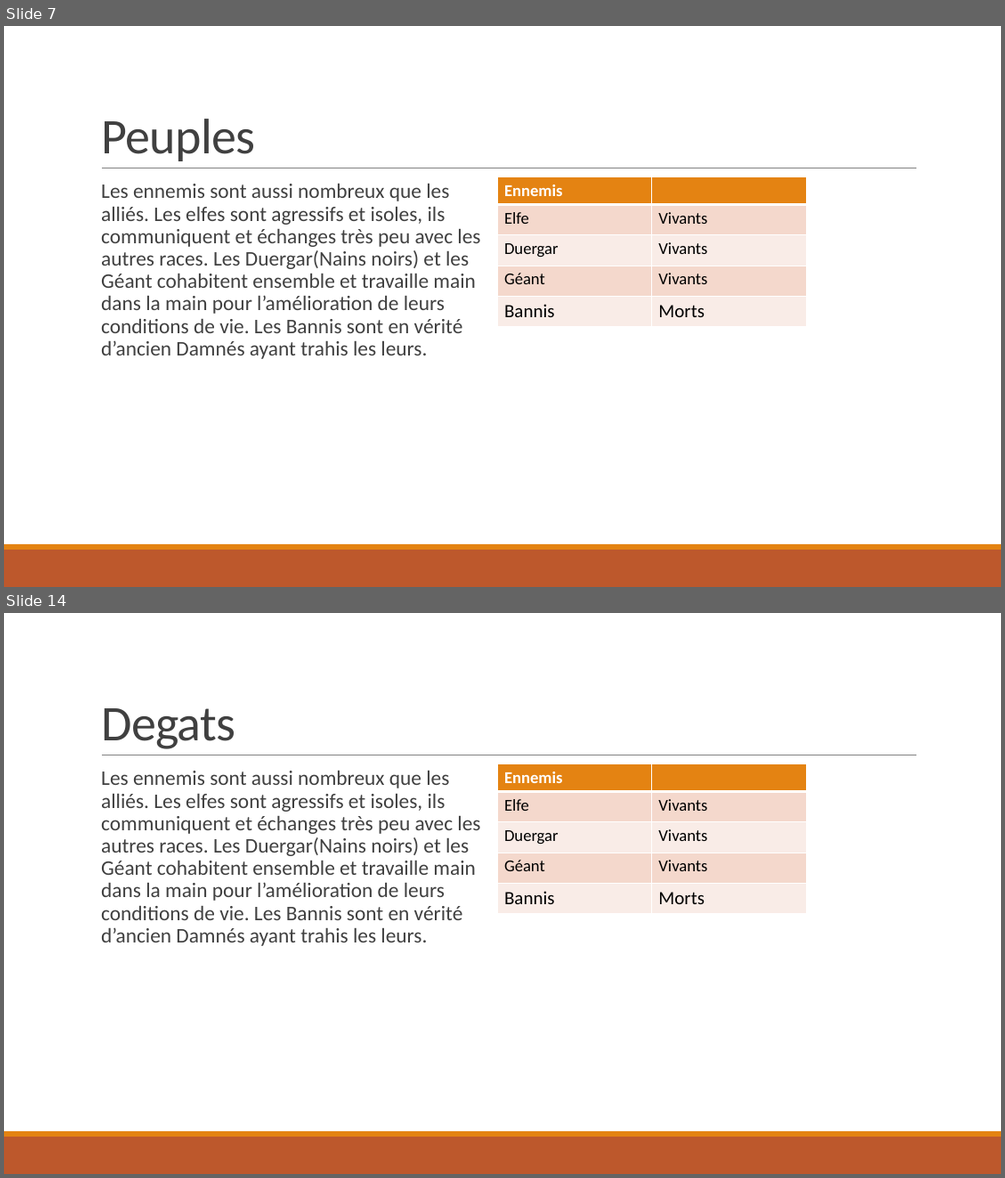
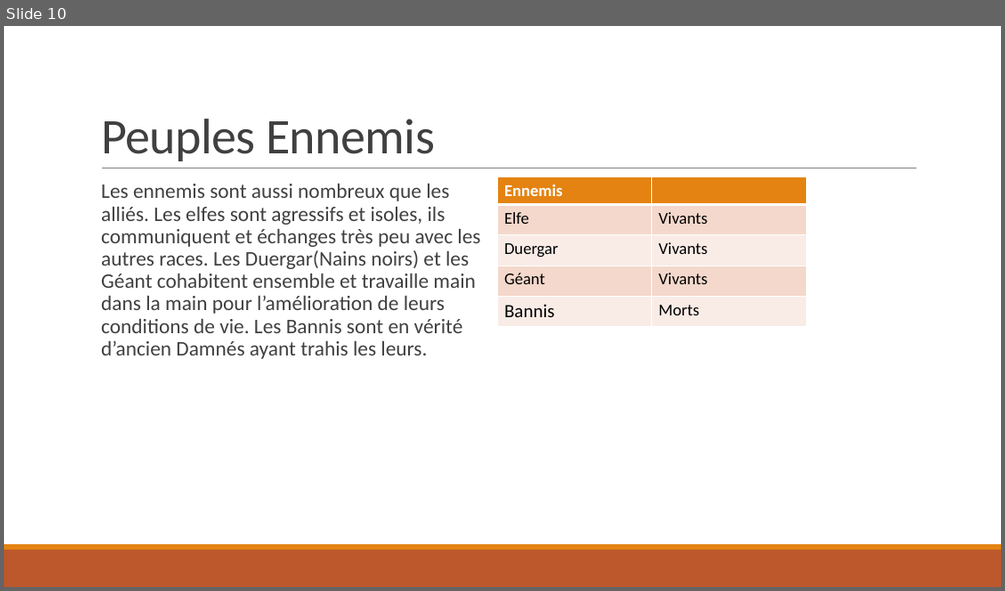
Before and after one commit to NCarrez/JdR-DeadSpells, a slide deck: 00 - Presentation.pptx. Shown one above the other, each under a label of ours: slides 7 and 14 before the commit, slide 10 after it; the slides between them are not shown. The pictures are 1005x1178 and 1005x591 pixels, drawn with LibreOffice and Linux fonts; fonts in the diff are those of the drawing. Boxes give left, top, right and bottom in pixels: in the first picture for what was removed or moved away, otherwise in the second. Text is boxed around its words. In the diff, an @@ line names an element or a change of style, - is before the commit and + after.

```diff
--- a/00 - Presentation.pptx
+++ b/00 - Presentation.pptx
@@ slide 14 removed at bbox=[4, 613, 1001, 1174], background #FFFFFF; not listed: 3 template elements that a slide beside it also shows @@
@@ title removed at bbox=[101, 708, 236, 749] @@
-Degats
@@ text removed at bbox=[101, 771, 480, 946] @@
-  Les ennemis sont aussi nombreux que les alliés. Les elfes sont agressifs et isoles, ils communiquent et échanges très peu avec les autres races. Les Duergar(Nains noirs) et les Géant cohabitent ensemble et travaille main dans la main pour l’amélioration de leurs conditions de vie. Les Bannis sont en vérité d’ancien Damnés ayant trahis les leurs.
@@ table removed at bbox=[498, 764, 806, 913], 5 rows, 2 columns @@
-Ennemis | 
-Elfe | Vivants
-Duergar | Vivants
-Géant | Vivants
-Bannis | Morts
@@ what was slide 7 is now slide 10 @@
@@ slide 10 changed as well @@
@@ title at bbox=[101, 119, 435, 161]: text changed @@
-Peuples
+Peuples Ennemis
@@ table at bbox=[498, 177, 806, 326] @@
@@ size 18 to 16 pt in "Morts" @@
```
Also in this commit, not shown: 8 other slides changed, 6 slides added, 4 other slides removed.
